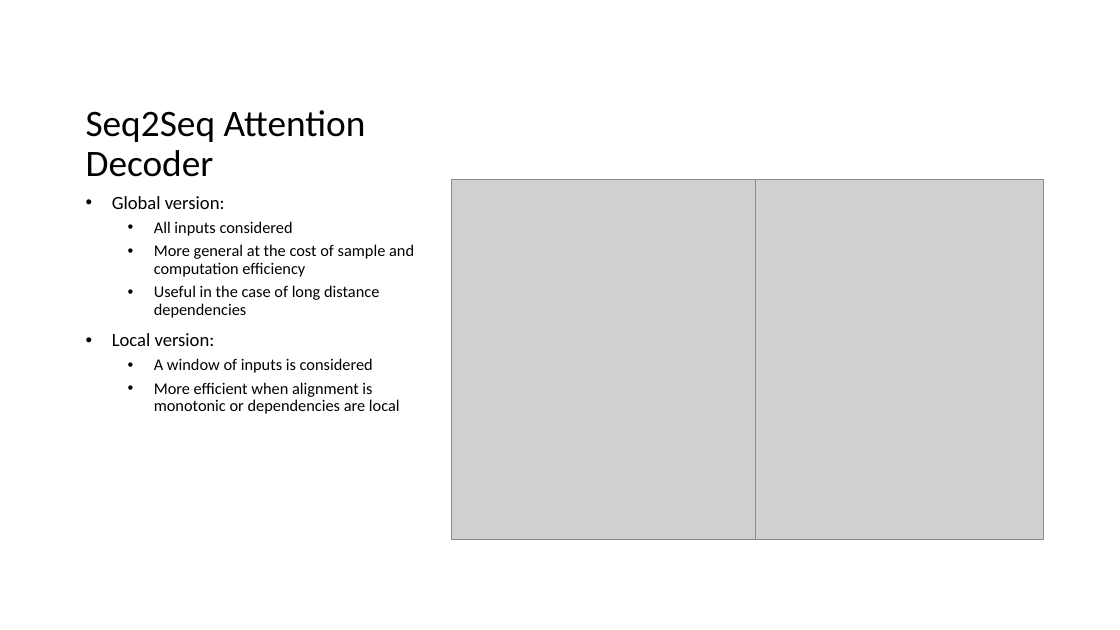
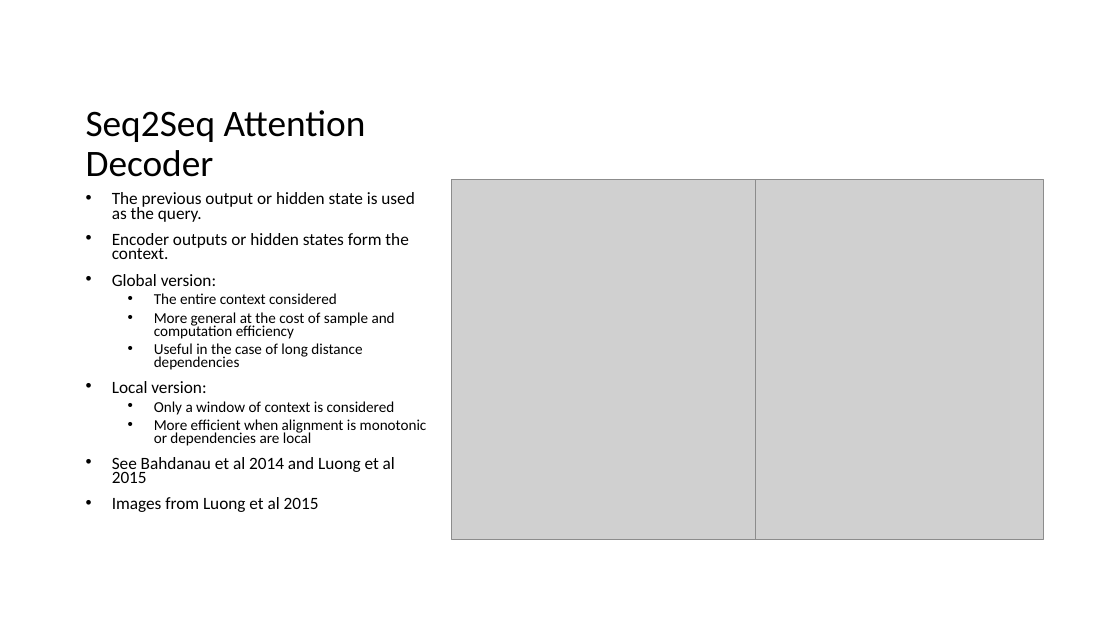
Before and after one commit to clinzy/AttentionModels101, a slide deck: slide 7 of AttentionModels101-DSNashville.pptx. Drawn at 1120x630 pixels with LibreOffice and Linux fonts; fonts in the diff are those of the drawing; grey boxes stand for pictures. Boxes give left, top, right and bottom in pixels: in the first picture for what was removed or moved away, otherwise in the second. Text is boxed around its words. In the diff, an @@ line names an element or a change of style, - is before the commit and + after.

```diff
--- a/AttentionModels101-DSNashville.pptx
+++ b/AttentionModels101-DSNashville.pptx
@@ text at box(112, 192, 414, 259): paragraphs added @@
+• The previous output or hidden state is used as the query.
+• Encoder outputs or hidden states form the context.
@@ text at box(112, 274, 427, 446): size 16 to 14.8 pt in "Global version:", "Local version:"; size 14 to 12.9 pt in "More general at the cost of sample ...", "Useful in the case of long distance ...", "More efficient when alignment is monotonic or ..."; line spacing 0.9 to 0.7 @@
@@ text at box(154, 293, 337, 304): text changed; size 14 to 12.9 pt @@
-  • All inputs considered
+  • The entire context considered
@@ text at box(154, 401, 395, 415): text changed; size 14 to 12.9 pt @@
-  • A window of inputs is considered
+  • Only a window of context is considered
@@ text at box(112, 457, 395, 512): paragraphs added @@
+• See Bahdanau et al 2014 and Luong et al 2015
+• Images from Luong et al 2015
```
Also in this commit, not shown: 11 other slides changed.
